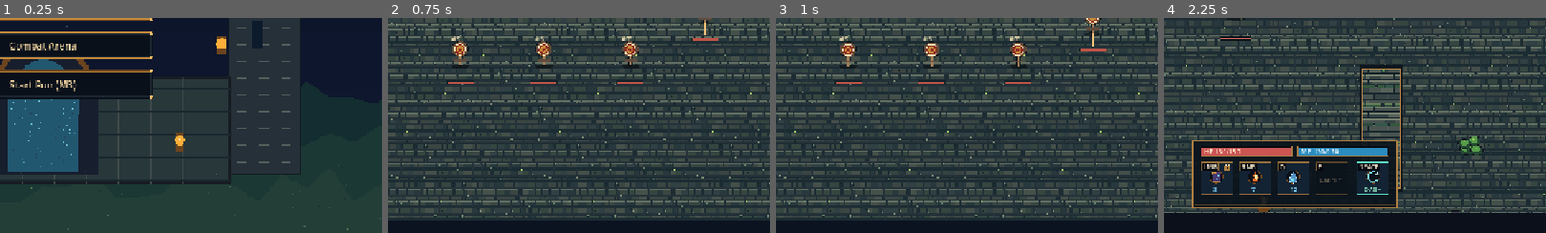
Above: before the commit, frames 1-4 (left to right).
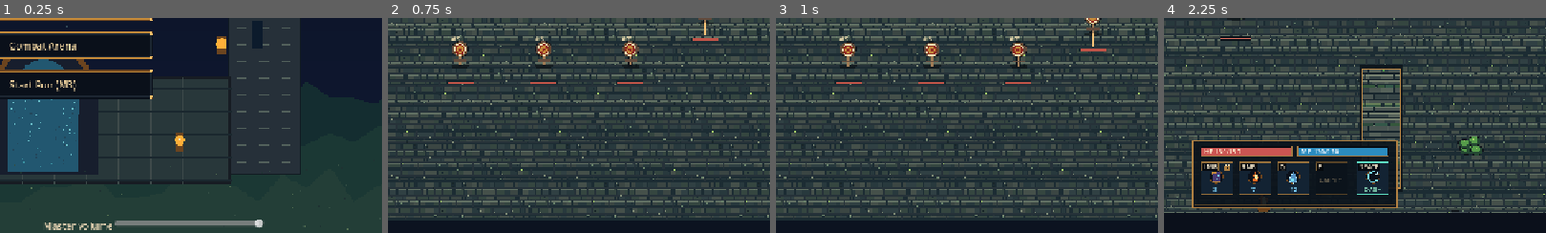
Above: after the commit, the same moments.

Repository: franklinjr12/ArcaneDungeon
Game: Godot game, scene res://scenes/main.tscn
The game is run twice, just before and just after one commit, with the same random seed, the same clock (stepped at 60 frames per second) and the same inputs.
Inputs:
- Up to frame 1 (0.25 s): no input
- Up to frame 2 (0.75 s): click "Magic Sandbox" at 0.5 s
- Up to frame 3 (1 s): no input
- Up to frame 4 (2.25 s): click "Back to Menu" at 1.25 s; click "Combat Arena" at 2 s
The pictures show only the part of the screen within x 44-94%, y 50-100%; the shares and areas given below are measured in that part.

The runs differ from the first frame. In frame 1, 1.3% of the frame differs, in the area x 11-70%, y 93-99%; in frame 2, nothing differs; in frame 3, nothing differs; in frame 4, nothing differs.

Commit message:
AD-019: wire SaveService into Run Summary stats, menu/run settings; restart smoke
Co-Authored-By: Claude Sonnet 5.5 <noreply@anthropic.com>

Diff:
--- a/tests/run_ui_smoke.gd
+++ b/tests/run_ui_smoke.gd
@@ -9,7 +9,21 @@
 		failures += 1
 		printerr("M3 UI FAIL: ",what)
 
+func _install_save_sandbox():
+	var save = root.get_node_or_null("SaveService")
+	if save == null:
+		save = preload("res://game/core/save_service.gd").new()
+		save.name = "SaveService"
+		root.add_child(save)
+	var dir := "user://ad019_smoke/"
+	DirAccess.make_dir_recursive_absolute(dir)
+	for f in DirAccess.get_files_at(dir):
+		DirAccess.remove_absolute(dir + f)
+	save.set_base_dir(dir)
+	return save
+
 func _run() -> void:
+	var save = _install_save_sandbox()
 	var pack = load("res://scenes/run.tscn")
 	expect(pack is PackedScene,"M3 scene loadable")
 	if not pack is PackedScene:
@@ -123,6 +137,9 @@
 		and control.summary_title_button != null and control.summary_title_button.is_visible_in_tree(),
 		"summary has Retry same seed / New seed / Title buttons")
 	var seed_before: int = run.run.seed
+	expect(save.stats()["runs"]==1 and save.stats()["wins"]==1,"AD-019 win recorded once in stats")
+	control._redraw_panel()
+	expect(save.stats()["runs"]==1,"AD-019 redrawing summary does not double-count")
 	control.summary_retry_button.emit_signal("pressed")
 	expect(run.room.values["id"]=="s1_r1" and run.run.currency==0 and run.run.seed==seed_before
 		and run.state=="fighting","retry same seed fully resets the run with the same seed")
@@ -135,6 +152,7 @@
 	joined = "\n".join(texts)
 	expect(run.state=="dead" and joined.contains("RUN SUMMARY") and joined.contains("DEFEATED"),
 		"death opens Run Summary: defeated")
+	expect(save.stats()["runs"]==2 and save.stats()["deaths"]==1,"AD-019 death recorded in stats")
 	control.summary_new_seed_button.emit_signal("pressed")
 	expect(run.run.seed != seed_before and run.room.values["id"]=="s1_r1" and run.run.currency==0
 		and run.run.unlocked==run.config["initial_unlocked"],"new seed differs and resets run-local state")
@@ -148,4 +166,22 @@
 	await process_frame
 	await process_frame
 	expect(current_scene != null and current_scene.scene_file_path=="res://scenes/main.tscn","Title returns to main menu")
+	var menu = load("res://scenes/main.tscn").instantiate()
+	root.add_child(menu)
+	await process_frame
+	expect(menu.volume_slider != null and menu.flash_toggle != null and menu.shake_toggle != null,"AD-019 menu has settings row")
+	menu.flash_toggle.set_pressed(true)
+	menu.shake_toggle.set_pressed(false)
+	menu.volume_slider.value = 0.5
+	menu.queue_free()
+	await process_frame
+	var reborn = preload("res://game/core/save_service.gd").new()
+	reborn.set_base_dir("user://ad019_smoke/")
+	expect(reborn.settings.reduce_flashes and not reborn.settings.screen_shake
+		and is_equal_approx(float(reborn.settings.volumes["Master"]),0.5),"AD-019 settings survive restart")
+	expect(FileAccess.file_exists("user://ad019_smoke/settings.cfg") and not FileAccess.file_exists("user://ad019_smoke/settings.cfg.tmp"),
+		"AD-019 settings file written atomically")
+	expect(reborn.stats()["runs"]==2,"AD-019 stats survive restart")
+	reborn.free()
+	save.set_base_dir("user://")
 	quit(1 if failures>0 else 0)
--- a/ui/main_menu.gd
+++ b/ui/main_menu.gd
@@ -2,6 +2,10 @@
 const VisualTheme = preload("res://ui/pixel_theme.gd")
 const MenuImage = preload("res://assets/pixel/menu_background.png")
 ## TASK-001: launcher only; actual gameplay belongs to M1/M2.
+var volume_slider: HSlider
+var flash_toggle: CheckBox
+var shake_toggle: CheckBox
+var telemetry_toggle: CheckBox
 
 func _ready() -> void:
 	VisualTheme.apply(self)
@@ -35,8 +39,58 @@
 		button.custom_minimum_size.y = 48
 		panel.add_child(button)
 		button.pressed.connect(_switch_scene.bind(pair[1]))
+	_build_settings_row.call_deferred()
 
 func _switch_scene(path: String) -> void:
 	var error := get_tree().change_scene_to_file(path)
 	if error != OK:
 		preload("res://game/core/error_log.gd").record("MAIN_SCENE_CHANGE_FAILED", "%s (%s)" % [path, error])
+
+
+## Settings live in a sibling control under the viewport root (not a menu descendant), so the
+## launcher keeps exactly its three navigation buttons; freed together with the menu.
+func _build_settings_row() -> void:
+	var save = get_node_or_null("/root/SaveService")
+	if save == null:
+		return
+	var settings = save.settings
+	var row := VBoxContainer.new()
+	row.add_theme_constant_override("separation", 4)
+	row.custom_minimum_size = Vector2(370, 0)
+	row.set_anchors_and_offsets_preset(Control.PRESET_CENTER_BOTTOM, Control.PRESET_MODE_MINSIZE, 24)
+	VisualTheme.apply(row)
+	get_tree().root.add_child(row)
+	tree_exiting.connect(row.queue_free)
+	var volume_row := HBoxContainer.new()
+	row.add_child(volume_row)
+	var volume_label := Label.new()
+	volume_label.text = "Master volume"
+	volume_row.add_child(volume_label)
+	volume_slider = HSlider.new()
+	volume_slider.min_value = 0.0
+	volume_slider.max_value = 1.0
+	volume_slider.step = 0.05
+	volume_slider.value = float(settings.volumes.get("Master", 1.0))
+	volume_slider.size_flags_horizontal = Control.SIZE_EXPAND_FILL
+	volume_row.add_child(volume_slider)
+	volume_slider.value_changed.connect(func(v: float):
+		settings.volumes["Master"] = v
+		settings.apply_audio()
+		save.save_settings())
+	flash_toggle = _toggle(row, "Reduce flashes", settings.reduce_flashes, func(on: bool):
+		settings.reduce_flashes = on
+		save.save_settings())
+	shake_toggle = _toggle(row, "Screen shake", settings.screen_shake, func(on: bool):
+		settings.screen_shake = on
+		save.save_settings())
+	telemetry_toggle = _toggle(row, "Local telemetry (opt-in)", settings.telemetry_opt_in, func(on: bool):
+		settings.telemetry_opt_in = on
+		save.save_settings())
+
+func _toggle(parent: Control, text: String, value: bool, on_change: Callable) -> CheckBox:
+	var box := CheckBox.new()
+	box.text = text
+	box.button_pressed = value
+	parent.add_child(box)
+	box.toggled.connect(on_change)
+	return box
--- a/ui/run_controller.gd
+++ b/ui/run_controller.gd
@@ -35,10 +35,18 @@
 var modal_actions: Array = []
 var display_frame_samples: Array = []
 var low_fps := 0.0
+var _stats_recorded := false
+var _settings
 
 func _ready() -> void:
 	VisualTheme.apply(self)
 	flow = Flow.new()
+	var save = get_node_or_null("/root/SaveService")
+	if save != null:
+		_settings = save.settings
+		if _settings.telemetry_opt_in:
+			flow.experiment.configure(true)
+		_settings.apply_audio()
 	_build()
 	_redraw_panel()
 
@@ -76,6 +84,10 @@
 	_button(help_actions,"Show tips",func(): _guide(true))
 	_button(sidebar,"Opt in / out of local telemetry",func():
 		flow.experiment.configure(not flow.experiment.enabled)
+		var save = get_node_or_null("/root/SaveService")
+		if save != null:
+			save.settings.telemetry_opt_in = flow.experiment.enabled
+			save.save_settings()
 		current_notice = "Local telemetry "+("ENABLED (export only)" if flow.experiment.enabled else "OFF / cleared")
 		_update_labels())
 	_button(sidebar,"Export opt-in JSON + CSV",func(): _export_metrics())
@@ -363,6 +375,10 @@
 
 func _build_summary_panel() -> void:
 	var stats: Dictionary = flow.summary()
+	var save = get_node_or_null("/root/SaveService")
+	if save != null and not _stats_recorded:
+		_stats_recorded = true
+		save.record_run(stats)
 	_heading(context,"RUN SUMMARY — "+("VICTORY" if flow.state == "won" else "DEFEATED"),16)
 	var seconds := int(stats["seconds"])
 	for line in ["Rooms cleared: %d" % int(stats["rooms_cleared"]),"Kills: %d" % int(stats["kills"]),
@@ -371,18 +387,27 @@
 		var label := Label.new()
 		label.text = line
 		context.add_child(label)
+	if save != null:
+		var totals: Dictionary = save.stats()
+		var label := Label.new()
+		var best: float = totals["best_time_seconds"]
+		label.text = "Runs: %d  Wins: %d  Best: %s" % [totals["runs"],totals["wins"],
+			("%d:%02d" % [int(best)/60,int(best)%60]) if best >= 0.0 else "--"]
+		context.add_child(label)
 	summary_retry_button = _button(context,"Retry same seed",func(): _retry_same_seed())
 	summary_new_seed_button = _button(context,"New seed",func(): _new_seed())
 	summary_title_button = _button(context,"Title",func(): _to_title())
 
 func _retry_same_seed() -> void:
 	_close_visual_editor()
+	_stats_recorded = false
 	flow.retry_same_seed()
 	current_notice = "Retry same seed: currencies / runes reset"
 	_redraw_panel()
 
 func _new_seed() -> void:
 	_close_visual_editor()
+	_stats_recorded = false
 	flow.start_new_seed()
 	current_notice = "New seed: currencies / runes reset"
 	_redraw_panel()
@@ -400,6 +425,8 @@
 	_redraw_panel()
 
 func _flash_transition() -> void:
+	if _settings != null and _settings.reduce_flashes:
+		return
 	transition_veil.modulate.a = 0.85
 	var tween := create_tween()
 	tween.tween_property(transition_veil,"modulate:a",0.0,0.4)
